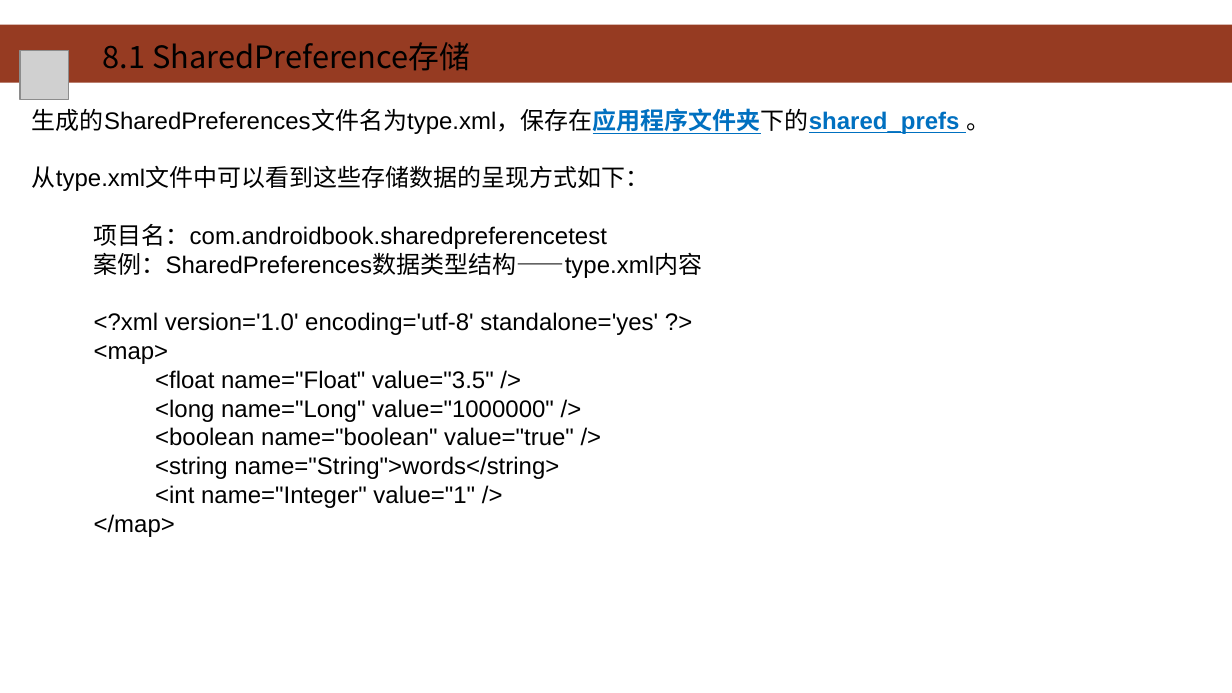
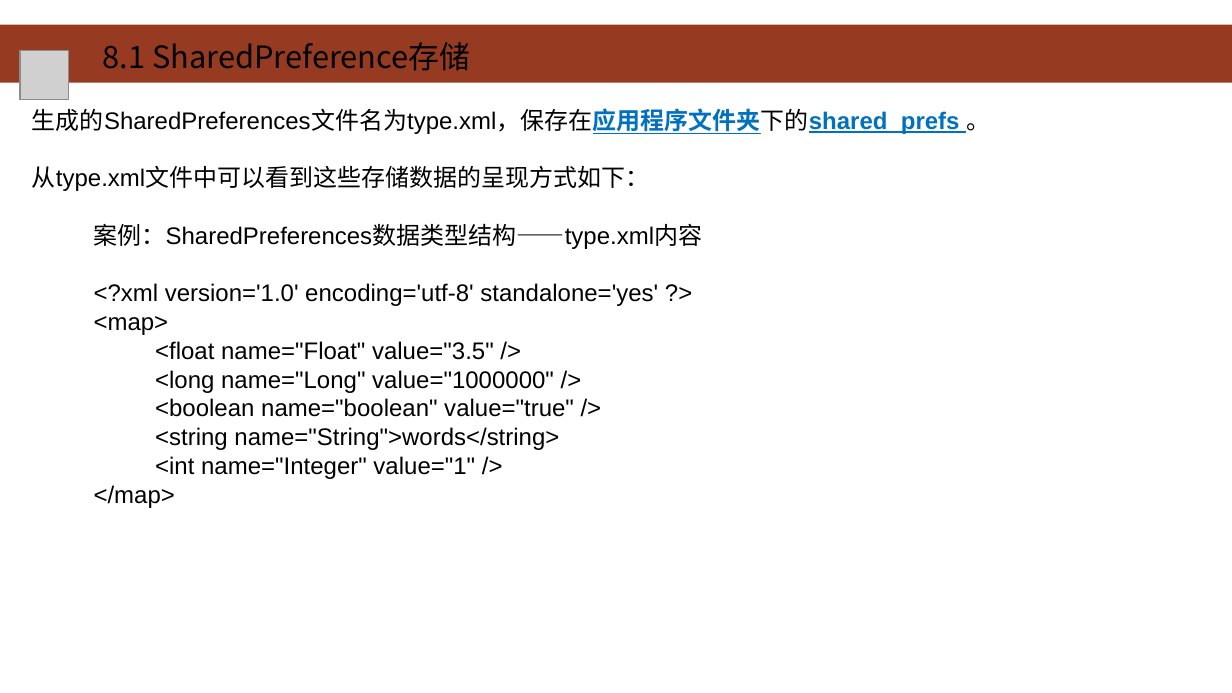
Before and after one commit to HBU/Android-PPT, a slide deck: slide 6 of 08.0 -- 数据存储 -- 第08章.ppt. Drawn at 1232x693 pixels with LibreOffice and Linux fonts; fonts in the diff are those of the drawing; grey boxes stand for pictures; background and template pictures are left out. Boxes give left, top, right and bottom in pixels: in the first picture for what was removed or moved away, otherwise in the second. Text is boxed around its words. In the diff, an @@ line names an element or a change of style, - is before the commit and + after.

```diff
--- a/08.0 -- 数据存储 -- 第08章.ppt
+++ b/08.0 -- 数据存储 -- 第08章.ppt
@@ text at (x1=94, y1=224, x2=607, y2=249): paragraph removed @@
-  项目名：com.androidbook.sharedpreferencetest
```
Also in this commit, not shown: 10 other slides changed, 1 slide removed.
